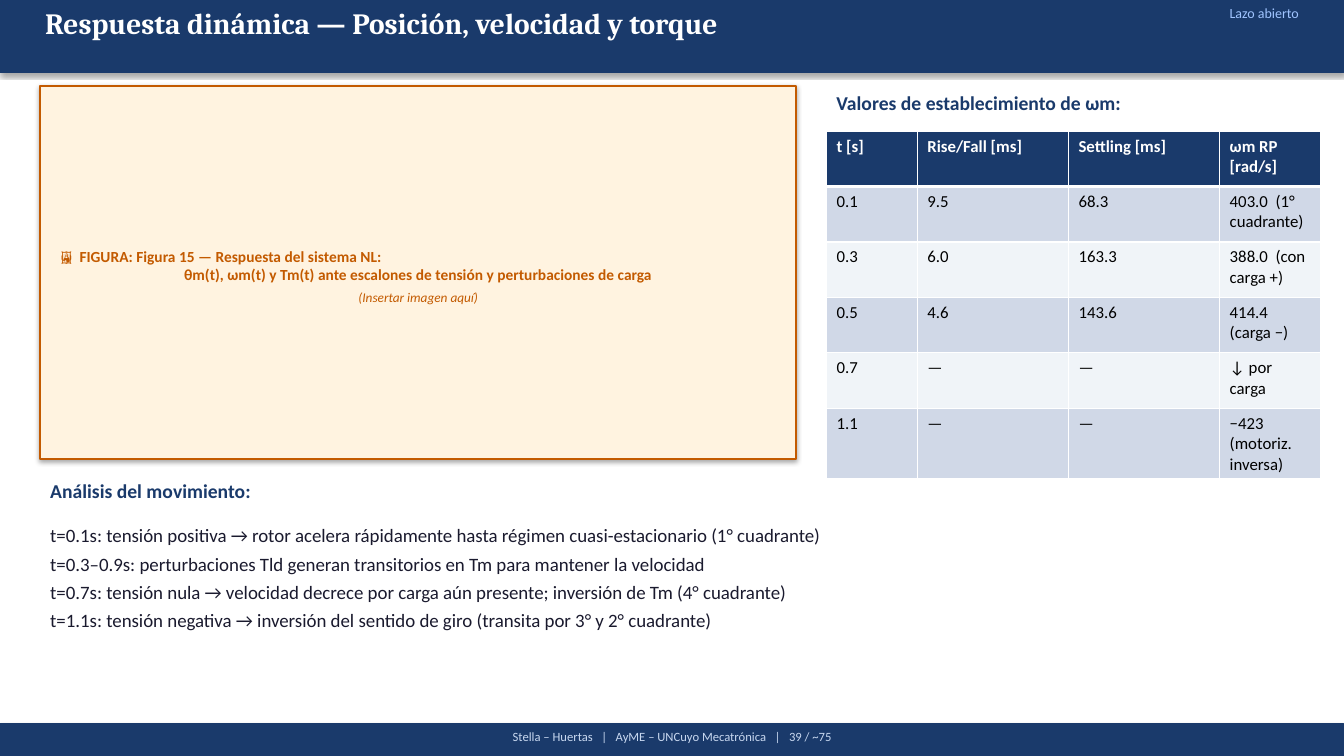
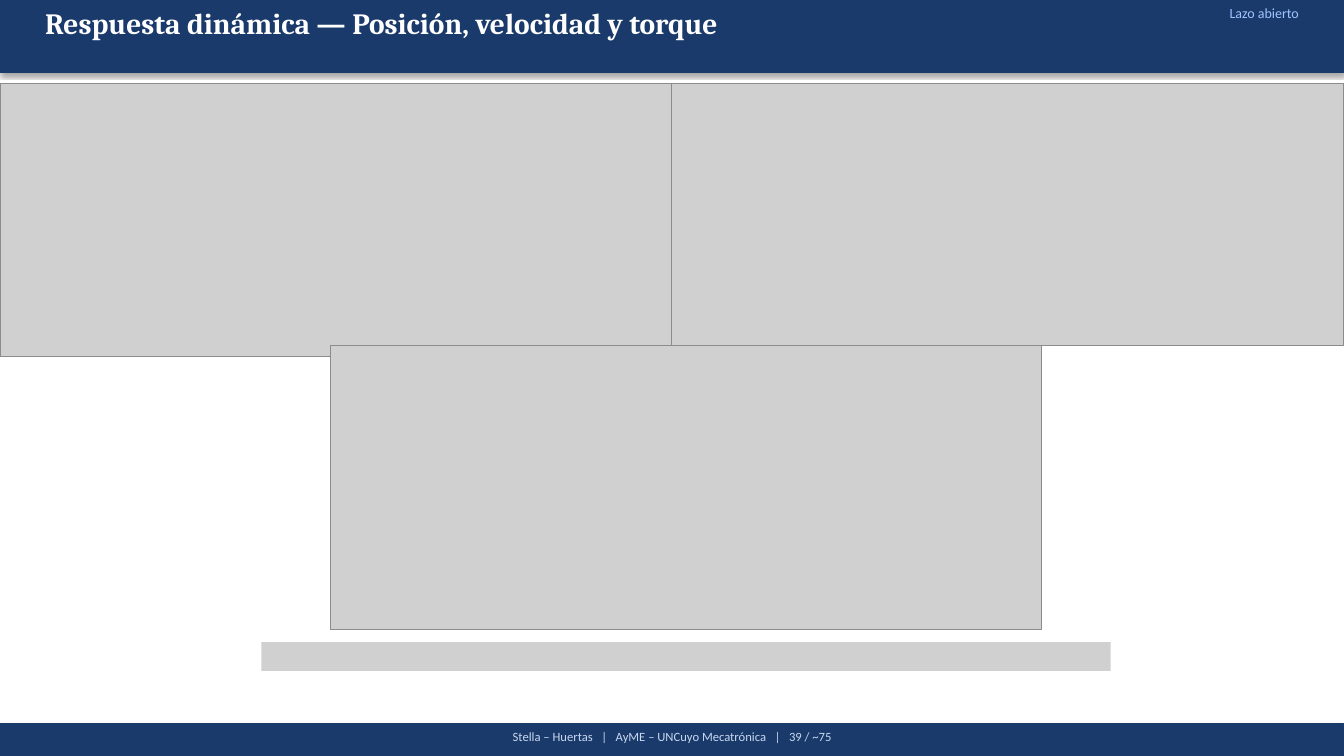
Before and after one commit to Juan-Stella/Automatica-y-maquinas-electricas-final, a slide deck: slide 42 of Presentación/AyME_Stella_Huertas_Presentacion1.pptx. Drawn at 1344x756 pixels with LibreOffice and Linux fonts; fonts in the diff are those of the drawing; grey boxes stand for pictures. Boxes give left, top, right and bottom in pixels: in the first picture for what was removed or moved away, otherwise in the second. Text is boxed around its words. In the diff, an @@ line names an element or a change of style, - is before the commit and + after.

```diff
--- a/Presentación/AyME_Stella_Huertas_Presentacion1.pptx
+++ b/Presentación/AyME_Stella_Huertas_Presentacion1.pptx
@@ picture added at [0,84,673,357] @@
@@ rectangle removed at [40,86,797,459] @@
@@ picture added at [673,84,1344,346] @@
@@ text removed at [836,96,1120,110] @@
-Valores de establecimiento de ωm:
@@ table removed at [827,131,1321,479], 6 rows, 4 columns @@
-t [s] | Rise/Fall [ms] | Settling [ms] | ωm RP [rad/s]
-0.1 | 9.5 | 68.3 | 403.0 (1° cuadrante)
-0.3 | 6.0 | 163.3 | 388.0 (con carga +)
-0.5 | 4.6 | 143.6 | 414.4 (carga −)
-0.7 | — | — | ↓ por carga
-1.1 | — | — | −423 (motoriz. inversa)
@@ text removed at [80,251,652,283] @@
-🖼 FIGURA: Figura 15 — Respuesta del sistema NL:
-θm(t), ωm(t) y Tm(t) ante escalones de tensión y perturbaciones de carga
@@ text removed at [358,292,479,305] @@
-(Insertar imagen aquí)
@@ picture added at [331,345,1042,629] @@
@@ text removed at [50,484,250,498] @@
-Análisis del movimiento:
@@ text removed at [50,528,820,631] @@
-t=0.1s: tensión positiva → rotor acelera rápidamente hasta régimen cuasi-estacionario (1° cuadrante)
-t=0.3–0.9s: perturbaciones Tld generan transitorios en Tm para mantener la velocidad
-t=0.7s: tensión nula → velocidad decrece por carga aún presente; inversión de Tm (4° cuadrante)
-t=1.1s: tensión negativa → inversión del sentido de giro (transita por 3° y 2° cuadrante)
@@ picture added at [261,642,1111,671] @@
```
Also in this commit, not shown: 5 other slides changed, 1 slide added, 1 other file.
